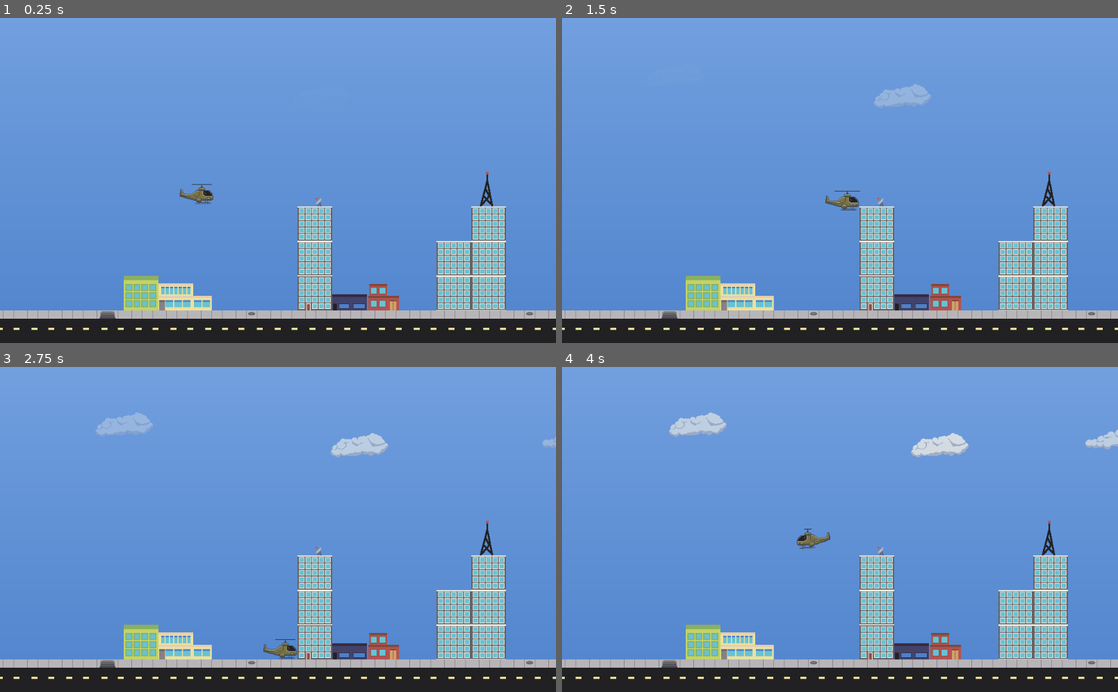
Above: before the commit, frames 1-4 (two rows, left to right).
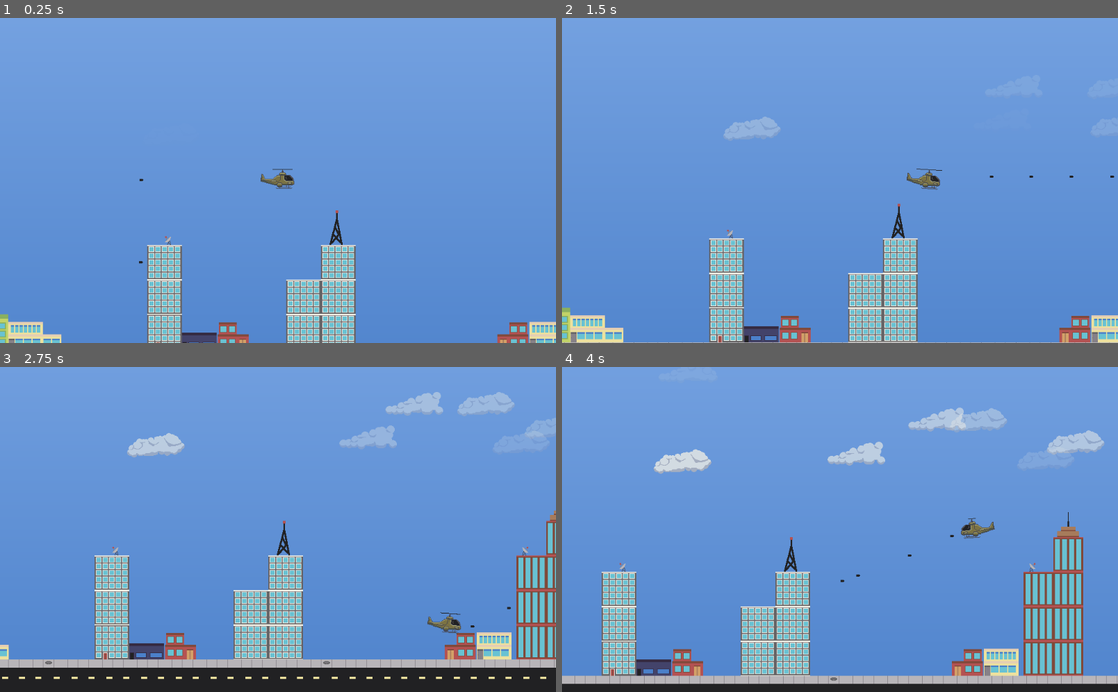
Above: after the commit, the same moments.

Repository: CodeChomper/InevitableDefense
Game: Godot game, scene res://Map.tscn
Same seed, same stepped clock (60 frames per second), same inputs: the game is played once before the commit and once after it.
Inputs:
- Up to frame 1 (0.25 s): no input
- Up to frame 2 (1.5 s): tap Enter at 0.5 s; hold D (right) 0.53-1.28 s; hold Space (shoot, bound only after the commit) 0.53-1.28 s; hold S (down) from 1.28 s (still down); tap Space (shoot, bound only after the commit) at 1.35 s
- Up to frame 3 (2.75 s): release S (down) at 2.03 s; hold D (right) from 2.03 s (still down); hold Space (shoot, bound only after the commit) from 2.03 s (still down)
- Up to frame 4 (4 s): release D (right) at 2.78 s; release Space (shoot, bound only after the commit) at 2.78 s; hold W (up) 2.78-3.53 s; tap Space (shoot, bound only after the commit) at 2.85 s; hold A (left) from 3.53 s (still down); hold Space (shoot, bound only after the commit) from 3.53 s (still down)

The runs differ from the first frame. In frame 1, 19% of the frame differs, in the area x 0-100%, y 46-100%; in frame 2, 20%; in frame 3, 19%; in frame 4, 24%, in the area x 0-100%, y 12-98%.

Commit message:
Have Shooting working and built out a bit more of the scene

Diff:
--- /dev/null
+++ b/Heli/Bullet.gd
@@ -0,0 +1,21 @@
+extends KinematicBody2D
+
+export (float) var SPEED = 10
+var velocity = Vector2(SPEED, 0)
+
+func _physics_process(delta):
+	var other = move_and_collide(velocity)
+
+	if other != null:
+		if other.collider.has_method("take_damage"):
+			other.collider.take_damage(10)
+			print("delt damage")
+		print("hit")
+		queue_free()
+
+
+
+func _on_VisibilityNotifier2D_screen_exited():
+	print("off screen")
+	queue_free()
+	pass # Replace with function body.
--- /dev/null
+++ b/Heli/Bullet.tscn
@@ -0,0 +1,24 @@
+[gd_scene load_steps=4 format=2]
+
+[ext_resource path="res://Heli/bullet.png" type="Texture" id=1]
+[ext_resource path="res://Heli/Bullet.gd" type="Script" id=2]
+
+[sub_resource type="RectangleShape2D" id=1]
+extents = Vector2( 3.5, 2 )
+
+[node name="KinematicBody2D" type="KinematicBody2D"]
+collision_layer = 0
+collision_mask = 30
+script = ExtResource( 2 )
+
+[node name="Sprite" type="Sprite" parent="."]
+texture = ExtResource( 1 )
+
+[node name="CollisionShape2D" type="CollisionShape2D" parent="."]
+position = Vector2( -0.5, 0 )
+shape = SubResource( 1 )
+
+[node name="VisibilityNotifier2D" type="VisibilityNotifier2D" parent="."]
+rect = Rect2( -4, -2, 7, 4 )
+
+[connection signal="screen_exited" from="VisibilityNotifier2D" to="." method="_on_VisibilityNotifier2D_screen_exited"]
--- a/Heli/Heli.gd
+++ b/Heli/Heli.gd
@@ -7,6 +7,8 @@
 var SPEED = 9
 var MAX_SPEED = 200
 var velocity = Vector2()
+var can_shoot = false
+var bullet_scene = load("res://Heli/bullet.tscn")
 
 # Called when the node enters the scene tree for the first time.
 func _ready():
@@ -18,6 +20,22 @@
 	get_input()
 	velocity = move_and_slide(velocity)
 	$AnimatedSprite.rotation_degrees = velocity.x * 0.02
+	pass
+
+func shoot():
+	can_shoot = false
+	var bullet = bullet_scene.instance()
+	get_parent().add_child(bullet)
+
+	bullet.position = global_position
+	bullet.position.y += 5
+	if going_left():
+		bullet.position.x -= 42
+		bullet.velocity *= -1
+	else:
+		bullet.position.x += 42
+
+	print("shoot")
 	pass
 
 func get_input():
@@ -34,11 +52,19 @@
 	velocity.x = clamp(velocity.x, -MAX_SPEED, MAX_SPEED)
 	velocity.y = clamp(velocity.y, -MAX_SPEED, MAX_SPEED)
 
-	if velocity.x < 0:
+	if going_left():
 		$AnimatedSprite.set_flip_h(true)
 	else:
 		$AnimatedSprite.set_flip_h(false)
 
+	if can_shoot and Input.is_action_pressed("shoot"):
+		shoot()
+
+func going_left():
+	return velocity.x < 0
+
+func take_damage(damage):
+	pass
 
 func _on_Overlaping_area_entered(area):
 	if area.is_in_group('Sides'):
@@ -46,3 +72,8 @@
 	if area.is_in_group('Roof'):
 		velocity.y *= -1
 	pass # Replace with function body.
+
+
+func _on_CanShoot_timeout():
+	can_shoot = true
+	pass # Replace with function body.
--- a/Heli/Heli.tscn
+++ b/Heli/Heli.tscn
@@ -62,4 +62,9 @@
 position = Vector2( -0.5, -3 )
 shape = SubResource( 3 )
 
+[node name="CanShoot" type="Timer" parent="."]
+wait_time = 0.18
+autostart = true
+
 [connection signal="area_entered" from="Overlaping" to="." method="_on_Overlaping_area_entered"]
+[connection signal="timeout" from="CanShoot" to="." method="_on_CanShoot_timeout"]
--- a/Map.tscn
+++ b/Map.tscn
@@ -1,8 +1,9 @@
-[gd_scene load_steps=24 format=2]
+[gd_scene load_steps=25 format=2]
 
 [ext_resource path="res://Heli/Heli.tscn" type="PackedScene" id=1]
 [ext_resource path="res://TileSet/Tiles/City.png" type="Texture" id=2]
 [ext_resource path="res://Clouds/CloudSpawner.tscn" type="PackedScene" id=3]
+[ext_resource path="res://Heli/Bullet.tscn" type="PackedScene" id=4]
 
 [sub_resource type="Gradient" id=9]
 colors = PoolColorArray( 0.294118, 0.501961, 0.792157, 1, 0.538834, 0.700316, 0.925781, 1 )
@@ -401,12 +402,21 @@
 
 [node name="Node2D" type="Node2D"]
 
+[node name="KinematicBody2D" parent="." instance=ExtResource( 4 )]
+position = Vector2( 288, 328 )
+
+[node name="KinematicBody2D2" parent="." instance=ExtResource( 4 )]
+position = Vector2( 287, 480 )
+
 [node name="SkyGradiant" type="Sprite" parent="."]
-position = Vector2( 1464.18, 240 )
+position = Vector2( 1354, 216 )
 rotation = -1.5708
 scale = Vector2( 0.546387, 3310.87 )
 z_index = -100
 texture = SubResource( 10 )
+__meta__ = {
+"_edit_lock_": true
+}
 
 [node name="TileMap" type="TileMap" parent="."]
 tile_set = SubResource( 1 )
@@ -418,7 +428,7 @@
 tile_data = PoolIntArray( 327700, 11, 0, 393223, 5, 0, 393228, 6, 0, 393235, 536870917, 0, 393236, 10, 0, 458759, 4, 0, …(1287 unchanged characters)…
 
 [node name="Heli" parent="." instance=ExtResource( 1 )]
-position = Vector2( 263, 428 )
+position = Vector2( 689, 329 )
 
 [node name="CloudSpawner" parent="." instance=ExtResource( 3 )]
 position = Vector2( -173, 240 )
@@ -428,7 +438,7 @@
 position = Vector2( 3074, 218 )
 
 [node name="Roof" type="Area2D" parent="." groups=["Roof"]]
-collision_layer = 4
+collision_layer = 16
 collision_mask = 0
 
 [node name="CollisionShape2D" type="CollisionShape2D" parent="Roof"]
--- a/project.godot
+++ b/project.godot
@@ -46,6 +46,12 @@
 , Object(InputEventKey,"resource_local_to_scene":false,"resource_name":"","device":0,"alt":false,"shift":false,"control":false,"meta":false,"command":false,"pressed":false,"scancode":0,"physical_scancode":16777234,"unicode":0,"echo":false,"script":null)
  ]
 }
+shoot={
+"deadzone": 0.5,
+"events": [ Object(InputEventKey,"resource_local_to_scene":false,"resource_name":"","device":0,"alt":false,"shift":false,"control":false,"meta":false,"command":false,"pressed":false,"scancode":0,"physical_scancode":32,"unicode":0,"echo":false,"script":null)
+, Object(InputEventMouseButton,"resource_local_to_scene":false,"resource_name":"","device":0,"alt":false,"shift":false,"control":false,"meta":false,"command":false,"button_mask":0,"position":Vector2( 0, 0 ),"global_position":Vector2( 0, 0 ),"factor":1.0,"button_index":1,"pressed":false,"doubleclick":false,"script":null)
+ ]
+}
 
 [layer_names]
 
Binary file added: Heli/bullet.png
Not shown, added: Heli/bullet.png.import
Not shown, changed: RawArt/City.pyxel
